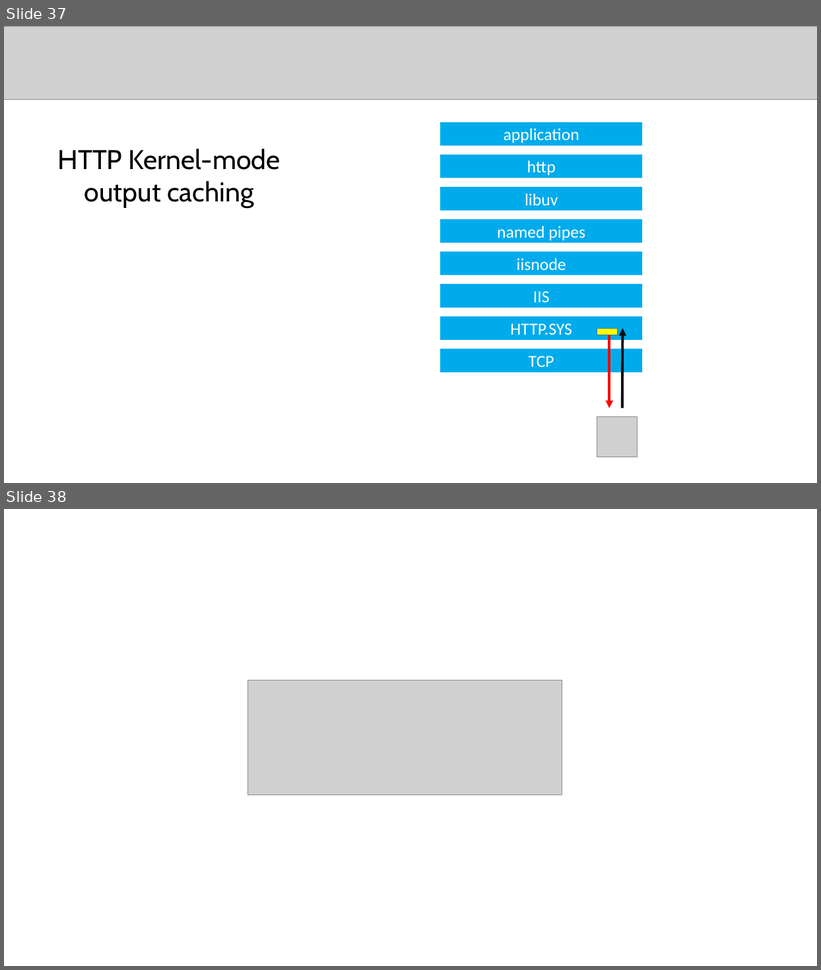
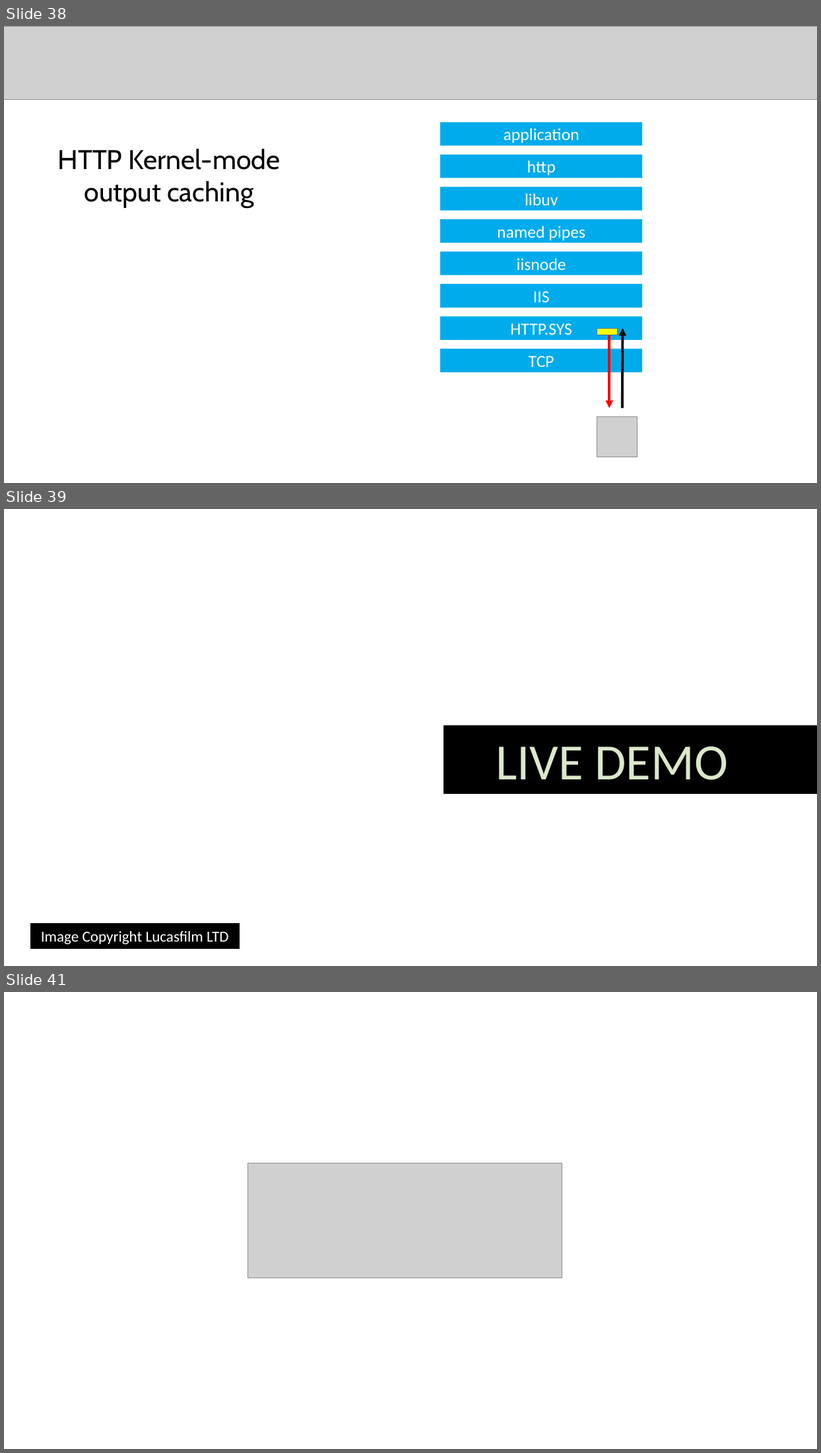
Before and after one commit to badescuga/NodeJsDemo, a slide deck: slidedeck/slides.pptx. Shown one above the other, each under a label of ours: slides 37 and 38 before the commit, slides 38, 39 and 41 after it; the slides between them are not shown. The pictures are 821x970 and 821x1453 pixels, drawn with LibreOffice and Linux fonts; fonts in the diff are those of the drawing; grey boxes stand for pictures; background and template pictures are left out. Boxes give left, top, right and bottom in pixels: in the first picture for what was removed or moved away, otherwise in the second. Text is boxed around its words. In the diff, an @@ line names an element or a change of style, - is before the commit and + after.

```diff
--- a/slidedeck/slides.pptx
+++ b/slidedeck/slides.pptx
@@ slide 39 added at box(4, 509, 817, 966), background picture (left out) @@
@@ rectangle added at box(444, 726, 817, 794), fill #000000, outline #000000 1 pt, 60 pt, text #DBE8CA @@
+LIVE DEMO
@@ rectangle added at box(31, 924, 240, 949), fill #000000, outline #000000 1 pt, 18 pt, text #FFFFFF @@
+Image Copyright Lucasfilm LTD
@@ what was slide 37 is now slide 38 @@
@@ what was slide 38 is now slide 41 @@
```
Also in this commit, not shown: 2 other slides added, 3 other files.
